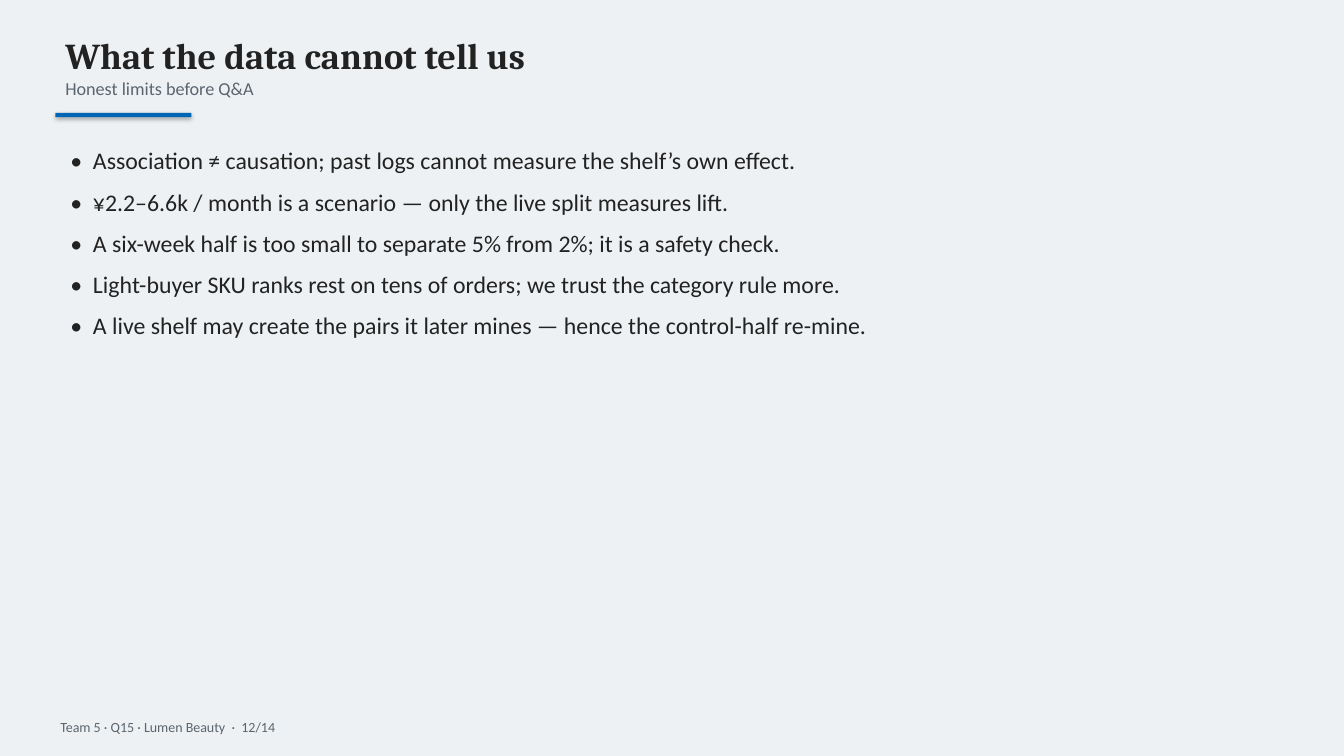
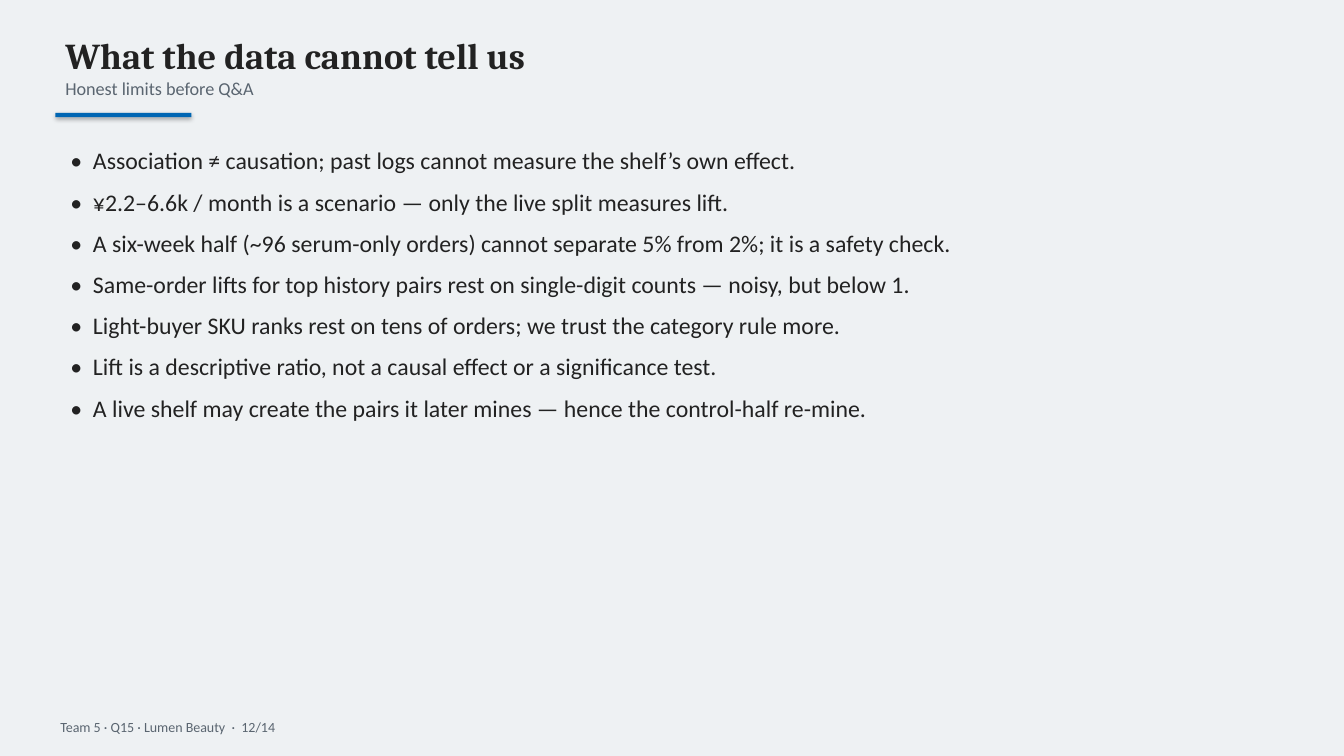
Before and after one commit to N1Rizhka/New-Media-Technology-and-Analytics---Final-Project, a slide deck: slide 12 of deliverables/NMTA_T05_slides.pptx. Drawn at 1344x756 pixels with LibreOffice and Linux fonts; fonts in the diff are those of the drawing. Boxes give left, top, right and bottom in pixels: in the first picture for what was removed or moved away, otherwise in the second. Text is boxed around its words. In the diff, an @@ line names an element or a change of style, - is before the commit and + after.

```diff
--- a/deliverables/NMTA_T05_slides.pptx
+++ b/deliverables/NMTA_T05_slides.pptx
@@ text at box(93, 235, 950, 297): text changed @@
-• A six-week half is too small to separate 5% from 2%; it is a safety check.
+• A six-week half (~96 serum-only orders) cannot separate 5% from 2%; it is a safety check.
+• Same-order lifts for top history pairs rest on single-digit counts — noisy, but below 1.
@@ text at box(93, 358, 717, 379): paragraph added @@
+• Lift is a descriptive ratio, not a causal effect or a significance test.
```
Also in this commit, not shown: 2 other slides changed, 12 other files.
